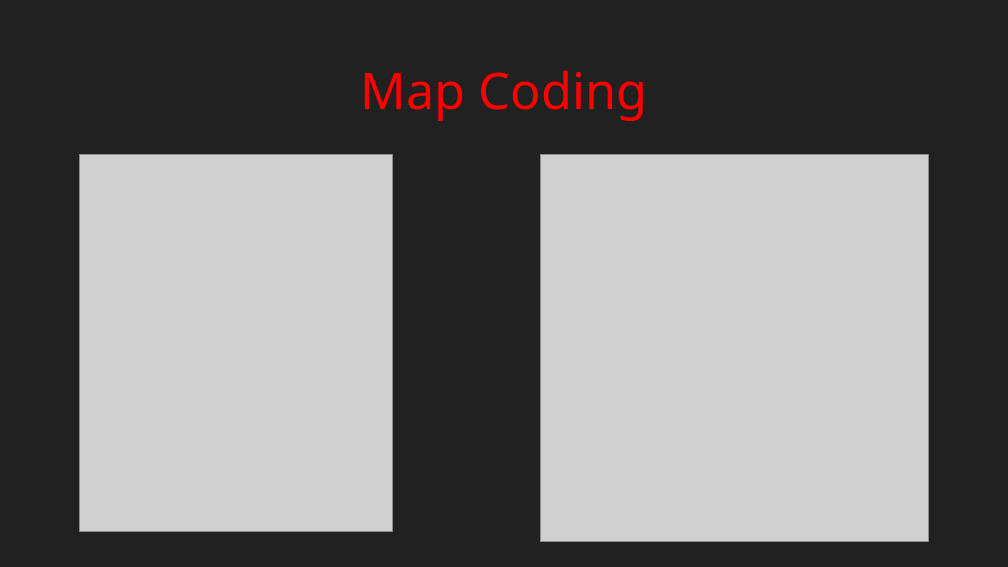
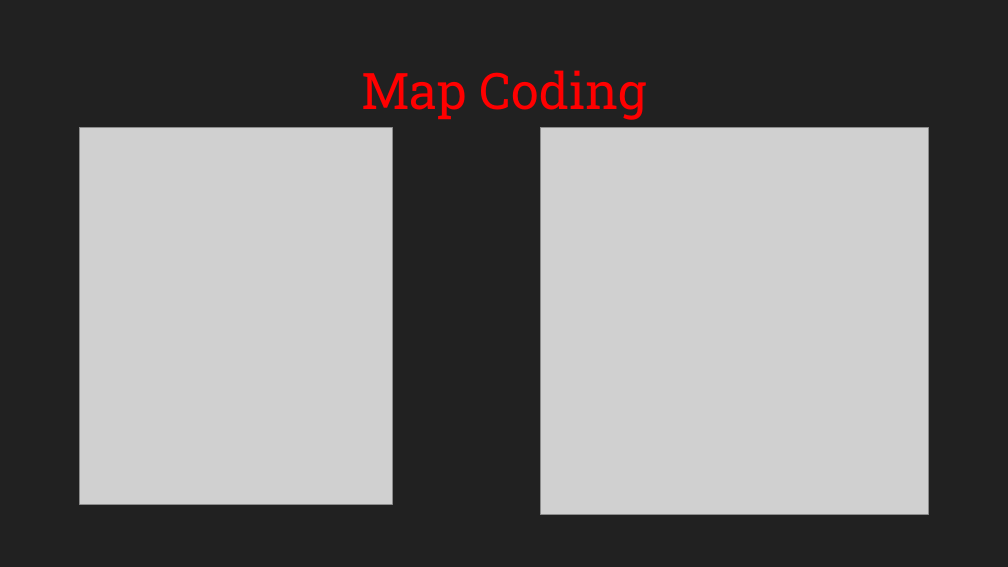
Before and after one commit to Clevor18/king_oak, a slide deck: slide 4 of presentation/projects/King Oak College.pptx. Drawn at 1008x567 pixels with LibreOffice and Linux fonts; fonts in the diff are those of the drawing; grey boxes stand for pictures. Boxes give left, top, right and bottom in pixels: in the first picture for what was removed or moved away, otherwise in the second. Text is boxed around its words. In the diff, an @@ line names an element or a change of style, - is before the commit and + after.

```diff
--- a/presentation/projects/King Oak College.pptx
+++ b/presentation/projects/King Oak College.pptx
@@ title "Map Coding" at (x1=361, y1=70, x2=646, y2=120): font Noto Sans to Roboto Slab @@
@@ picture moved from (x1=80, y1=154, x2=392, y2=531) to (x1=80, y1=127, x2=392, y2=504) @@
@@ picture moved from (x1=540, y1=154, x2=928, y2=541) to (x1=540, y1=127, x2=928, y2=514) @@
```
Also in this commit, not shown: 8 other slides changed, 1 slide added, 1 slide removed, 7 other files.
